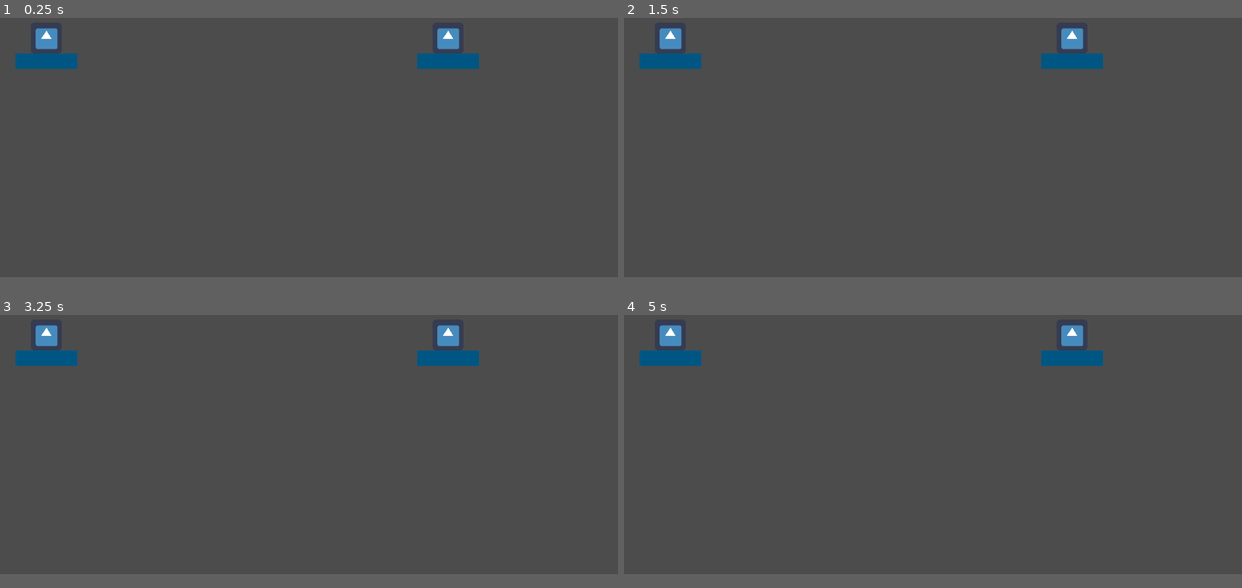
Above: before the commit, frames 1-4 (two rows, left to right).
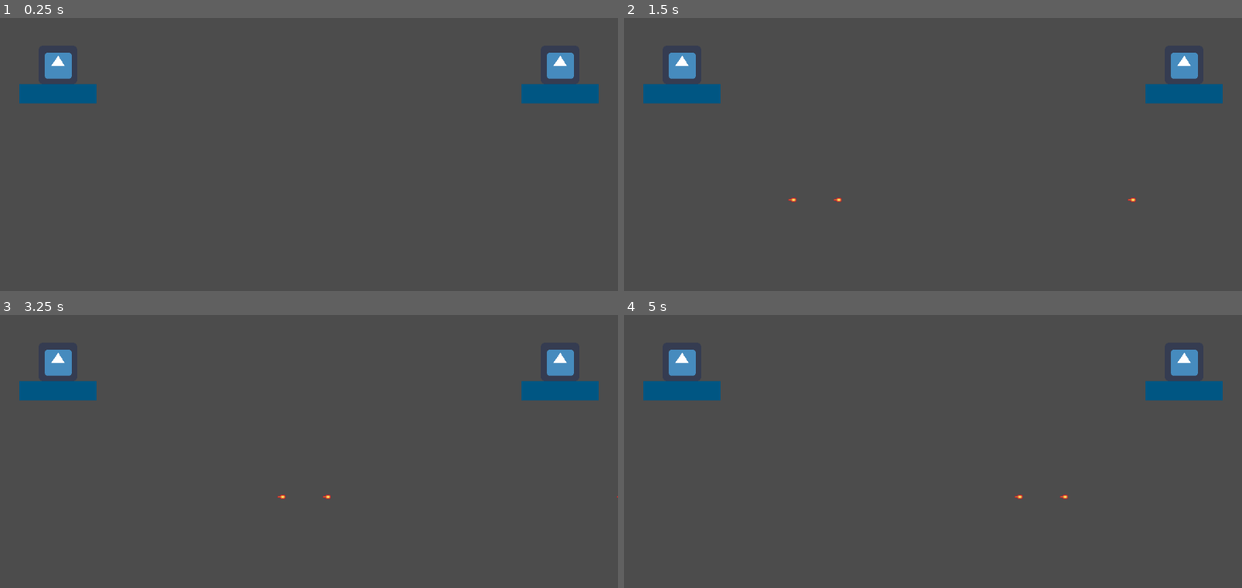
Above: after the commit, the same moments.

Repository: PoliPyc/DIYTournament
Game: Godot game, scene res://World.tscn
Same seed, same stepped clock (60 frames per second), same inputs: the game is played once before the commit and once after it. After the commit the project has no main scene; this scene is started directly in both runs. The engine's default icon, where the game draws it, is replaced by a stand-in: a white triangle on a blue panel in a dark square.
Inputs:
- Up to frame 1 (0.25 s): no input
- Up to frame 2 (1.5 s): tap Enter at 0.5 s; tap Space (shoot, bound only after the commit) at 0.6, 1.25, 1.35 s
- Up to frame 3 (3.25 s): tap Enter at 2 s; tap Space (shoot, bound only after the commit) at 2.1, 2.75, 2.85 s
- Up to frame 4 (5 s): tap Enter at 3.5 s; tap Space (shoot, bound only after the commit) at 3.6, 4.25, 4.35 s
In our replay, the window is 800x450 before the commit and 800x468 after it. These sizes can differ from the game's own. Grey fills any space a smaller window leaves; there, only what the larger window draws over its background counts as a difference.

The runs differ from the first frame. In frame 1, 4.1% of the frame differs, in the area x 2-97%, y 3-32%; in frame 2, 4.1%, in the area x 2-97%, y 3-68%; in frame 3, 4.1%; in frame 4, 4.1%.

Commit message:
shooting from ass

Diff:
--- /dev/null
+++ b/Bullet.tscn
@@ -0,0 +1,18 @@
+[gd_scene load_steps=4 format=2]
+
+[ext_resource path="res://BulletSpawn.gd" type="Script" id=1]
+[ext_resource path="res://res/bullet.png" type="Texture" id=2]
+
+[sub_resource type="CapsuleShape2D" id=1]
+radius = 6.0
+height = 16.0
+
+[node name="Bullet" type="KinematicBody2D"]
+script = ExtResource( 1 )
+
+[node name="Bullet" type="Sprite" parent="."]
+texture = ExtResource( 2 )
+
+[node name="CollisionShape2D" type="CollisionShape2D" parent="."]
+rotation = 1.5708
+shape = SubResource( 1 )
--- /dev/null
+++ b/BulletSpawn.gd
@@ -0,0 +1,19 @@
+extends KinematicBody2D
+
+var speed = 750
+var velocity = Vector2()
+
+func start(pos, dir):
+    rotation = dir
+    position = pos
+    velocity = Vector2(speed, 0).rotated(rotation)
+
+func _physics_process(delta):
+    var collision = move_and_collide(velocity * delta)
+    if collision:
+        velocity = velocity.bounce(collision.normal)
+        if collision.collider.has_method("hit"):
+            collision.collider.hit()
+
+func _on_VisibilityNotifier2D_screen_exited():
+    queue_free()
--- /dev/null
+++ b/Player.gd
@@ -0,0 +1,17 @@
+extends KinematicBody2D
+
+var velocity = Vector2()
+
+func get_input():
+    # Add these actions in Project Settings -> Input Map.
+    velocity = Vector2()
+   # if Input.is_action_pressed('backward'):
+   #     velocity = Vector2(-speed/3, 0).rotated(rotation)
+   # if Input.is_action_pressed('forward'):
+   #     velocity = Vector2(speed, 0).rotated(rotation)
+
+    if Input.is_action_just_pressed('shoot'):
+        $Projectile_spawn.shoot()
+
+func _physics_process(delta):
+	get_input()
--- a/Player.tscn
+++ b/Player.tscn
@@ -1,9 +1,10 @@
-[gd_scene load_steps=5 format=2]
+[gd_scene load_steps=6 format=2]
 
 [ext_resource path="res://Player_model.tscn" type="PackedScene" id=1]
 [ext_resource path="res://State.tscn" type="PackedScene" id=2]
 [ext_resource path="res://Projectile_spawn.tscn" type="PackedScene" id=3]
-[ext_resource path="res://Builder.tscn" type="PackedScene" id=4]
+[ext_resource path="res://Projectile_spawn.gd" type="Script" id=4]
+[ext_resource path="res://Builder.tscn" type="PackedScene" id=5]
 
 [node name="Player" type="Node"]
 
@@ -12,5 +13,6 @@
 [node name="State" parent="." instance=ExtResource( 2 )]
 
 [node name="Projectile_spawn" parent="." instance=ExtResource( 3 )]
+script = ExtResource( 4 )
 
-[node name="Builder" parent="." instance=ExtResource( 4 )]
+[node name="Builder" parent="." instance=ExtResource( 5 )]
--- a/Player_model.tscn
+++ b/Player_model.tscn
@@ -1,23 +1,25 @@
-[gd_scene load_steps=6 format=2]
+[gd_scene load_steps=7 format=2]
 
-[ext_resource path="res://icon.png" type="Texture" id=1]
-[ext_resource path="res://Builder.tscn" type="PackedScene" id=2]
-[ext_resource path="res://Projectile_spawn.tscn" type="PackedScene" id=3]
-[ext_resource path="res://State.tscn" type="PackedScene" id=4]
+[ext_resource path="res://Player.gd" type="Script" id=1]
+[ext_resource path="res://icon.png" type="Texture" id=2]
+[ext_resource path="res://Builder.tscn" type="PackedScene" id=3]
+[ext_resource path="res://Projectile_spawn.tscn" type="PackedScene" id=4]
+[ext_resource path="res://State.tscn" type="PackedScene" id=5]
 
 [sub_resource type="RectangleShape2D" id=1]
 extents = Vector2( 32, 32 )
 
 [node name="Player_body" type="KinematicBody2D"]
+script = ExtResource( 1 )
 
 [node name="Sprite" type="Sprite" parent="."]
-texture = ExtResource( 1 )
+texture = ExtResource( 2 )
 
 [node name="CollisionShape2D" type="CollisionShape2D" parent="."]
 shape = SubResource( 1 )
 
-[node name="Builder" parent="." instance=ExtResource( 2 )]
+[node name="Builder" parent="." instance=ExtResource( 3 )]
 
-[node name="Projectile_spawn" parent="." instance=ExtResource( 3 )]
+[node name="Projectile_spawn" parent="." instance=ExtResource( 4 )]
 
-[node name="State" parent="." instance=ExtResource( 4 )]
+[node name="State" parent="." instance=ExtResource( 5 )]
--- /dev/null
+++ b/Projectile_spawn.gd
@@ -0,0 +1,13 @@
+extends Node
+
+var Bullet = preload("res://Bullet.tscn")
+var speed = 200
+var velocity = Vector2()
+var rotation = 0
+
+func shoot():
+    print('tyk')
+    # "Muzzle" is a Position2D placed at the barrel of the gun.
+    var b = Bullet.instance()
+    b.start(get_parent().position, rotation)
+    get_parent().add_child(b)
--- a/Projectile_spawn.tscn
+++ b/Projectile_spawn.tscn
@@ -1,5 +1,9 @@
-[gd_scene format=2]
+[gd_scene load_steps=3 format=2]
+
+[ext_resource path="res://Projectile_spawn.gd" type="Script" id=1]
+[ext_resource path="res://Bullet.tscn" type="PackedScene" id=2]
 
 [node name="Projectile_spawn" type="Node"]
+script = ExtResource( 1 )
 
-[node name="Sprite" type="Sprite" parent="."]
+[node name="Bullet" parent="." instance=ExtResource( 2 )]
--- a/project.godot
+++ b/project.godot
@@ -16,13 +16,16 @@
 [application]
 
 config/name="DIYTournament"
-run/main_scene="res://World.tscn"
+run/main_scene="res://World_projectiles.tscn"
 config/icon="res://icon.png"
 
-[display]
+[input]
 
-window/size/width=1280
-window/size/height=720
+shoot={
+"deadzone": 0.5,
+"events": [ Object(InputEventKey,"resource_local_to_scene":false,"resource_name":"","device":0,"alt":false,"shift":false,"control":false,"meta":false,"command":false,"pressed":false,"scancode":32,"unicode":0,"echo":false,"script":null)
+ ]
+}
 
 [rendering]
 
Binary file added: res/bullet.png
Not shown, added: res/bullet.png.import
